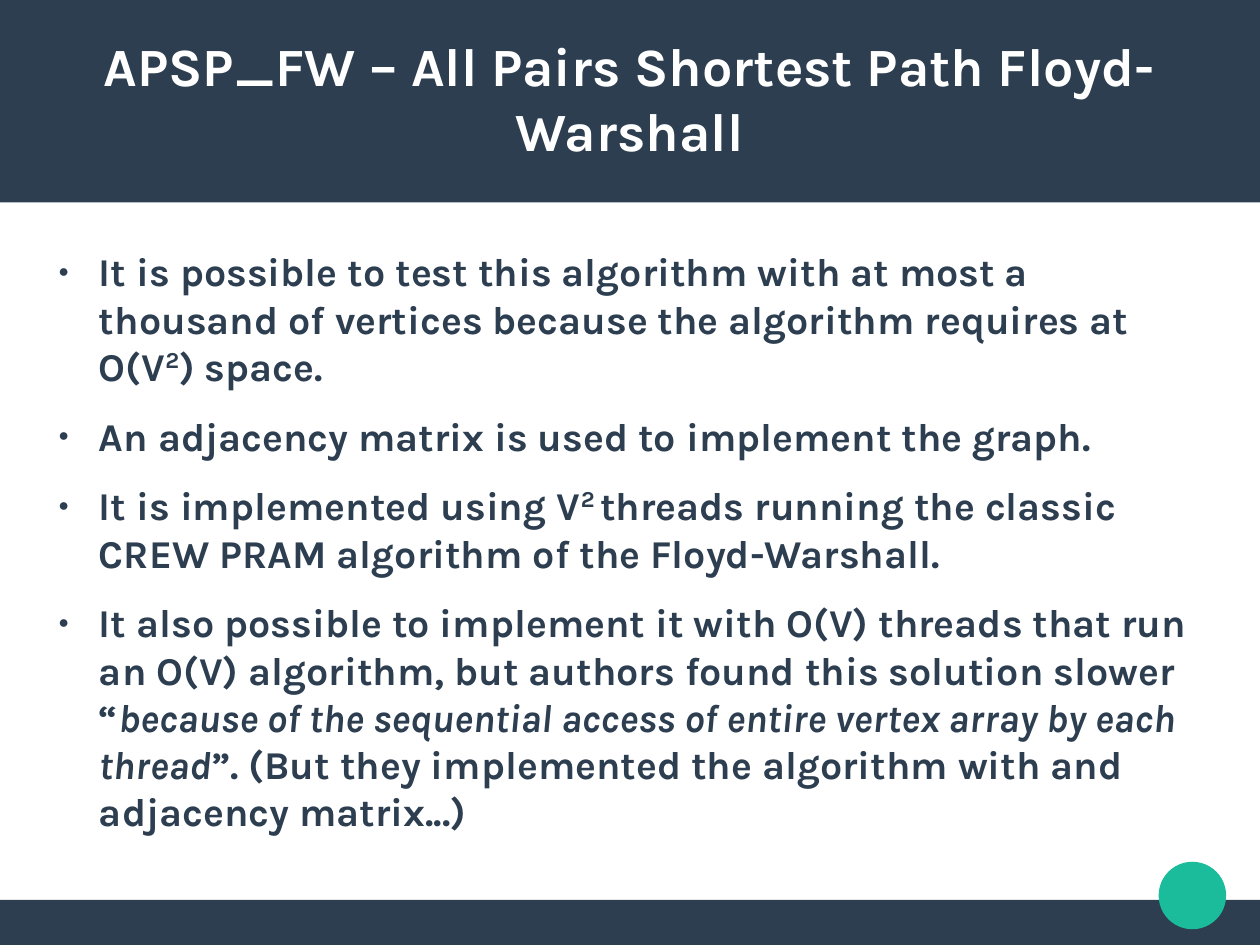
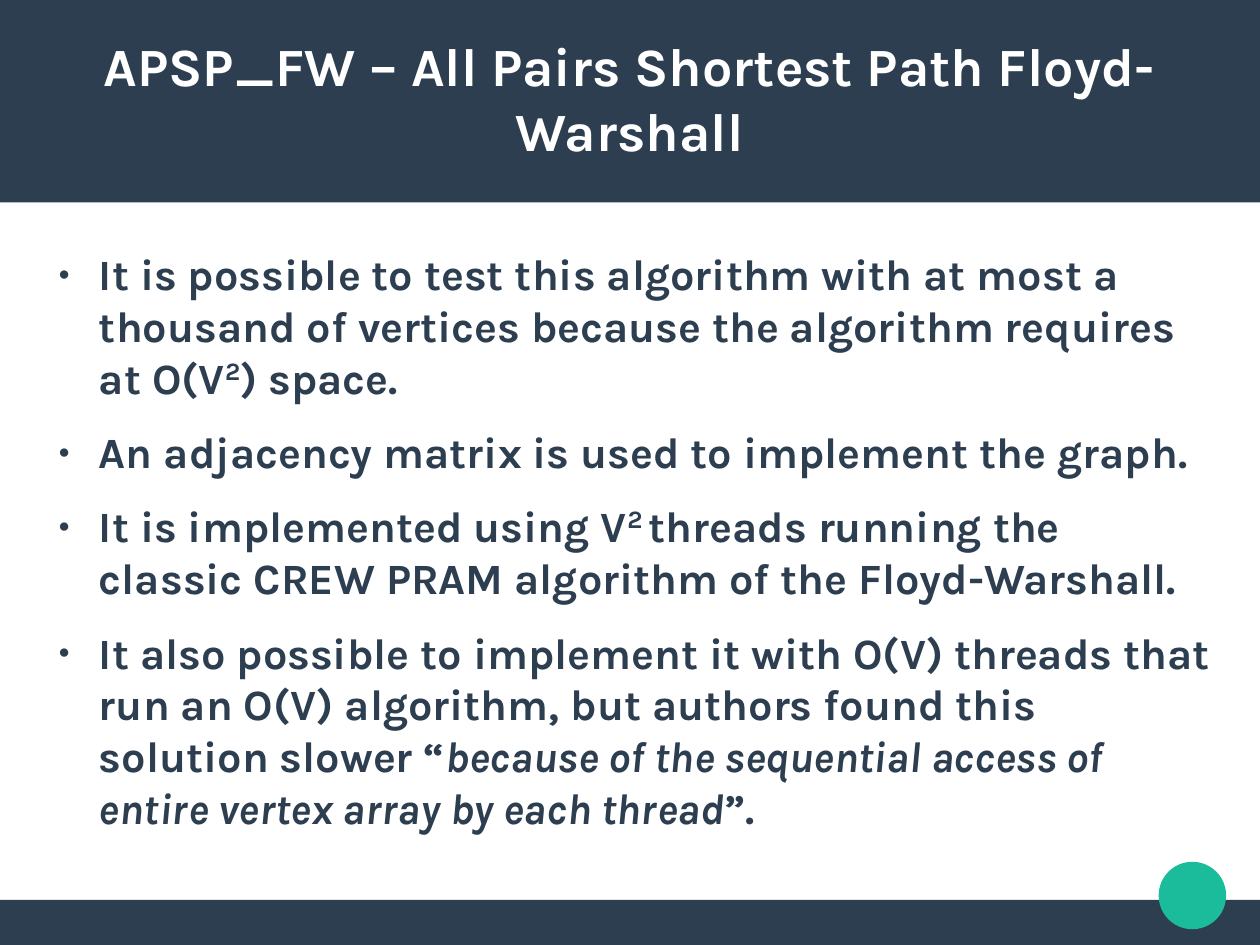
Before and after one commit to fusiled/large-graphs-openmp, a slide deck: slide 12 of doc/slides.odp. Drawn at 1260x945 pixels with LibreOffice and Linux fonts; fonts in the diff are those of the drawing. Boxes give left, top, right and bottom in pixels: in the first picture for what was removed or moved away, otherwise in the second. Text is boxed around its words. In the diff, an @@ line names an element or a change of style, - is before the commit and + after.

```diff
--- a/doc/slides.odp
+++ b/doc/slides.odp
@@ text at (99, 259, 1187, 605): size 24.8 to 27.2 pt in "It is possible to test this algorithm ...", "An adjacency matrix is used to implement ...", "It is implemented using V2 threads running ..." @@
@@ text at (99, 636, 1209, 835): text changed; size 24.8 to 27.2 pt @@
-● It also possible to implement it with O(V) threads that run an O(V) algorithm, but authors found this solution slower “because of the sequential access of entire vertex array by each thread”. (But they implemented the algorithm with and adjacency matrix...)
+● It also possible to implement it with O(V) threads that run an O(V) algorithm, but authors found this solution slower “because of the sequential access of entire vertex array by each thread”.
```
Also in this commit, not shown: 4 slides added, 11 other files.
